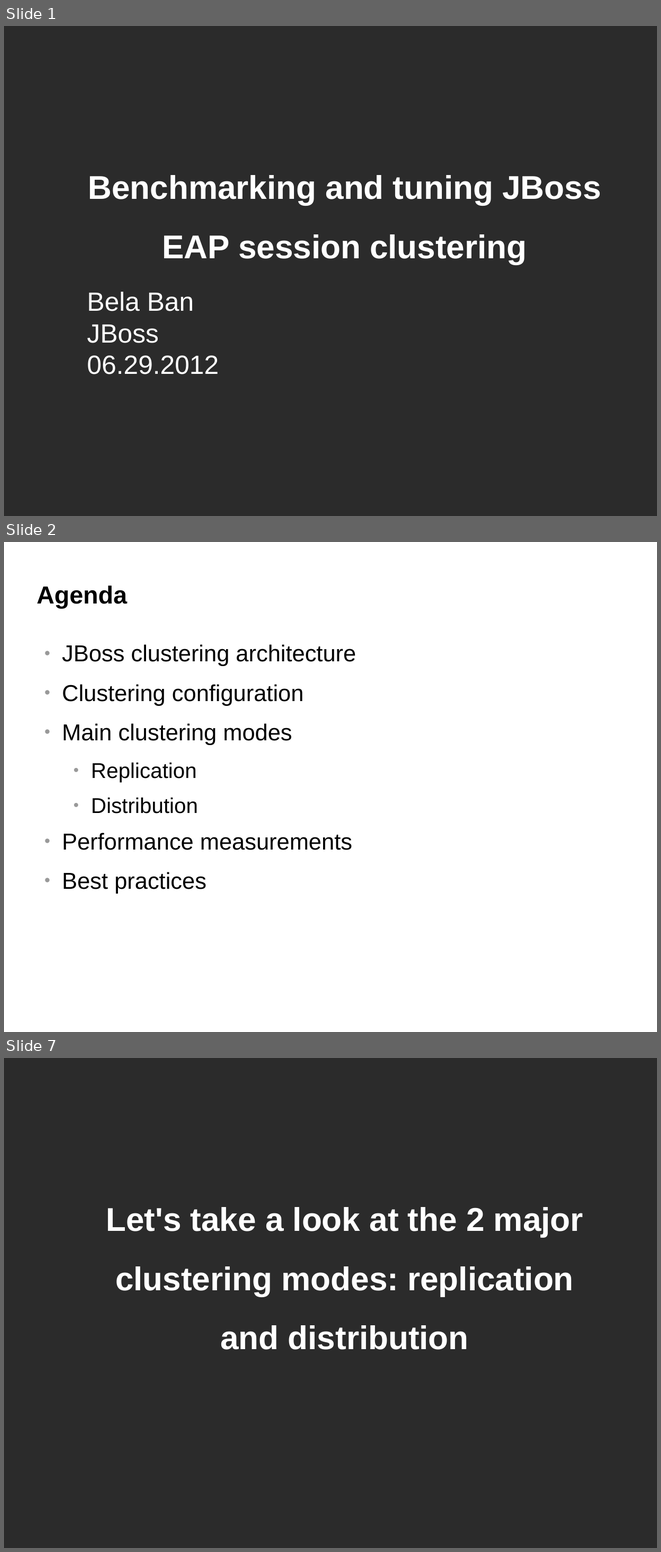
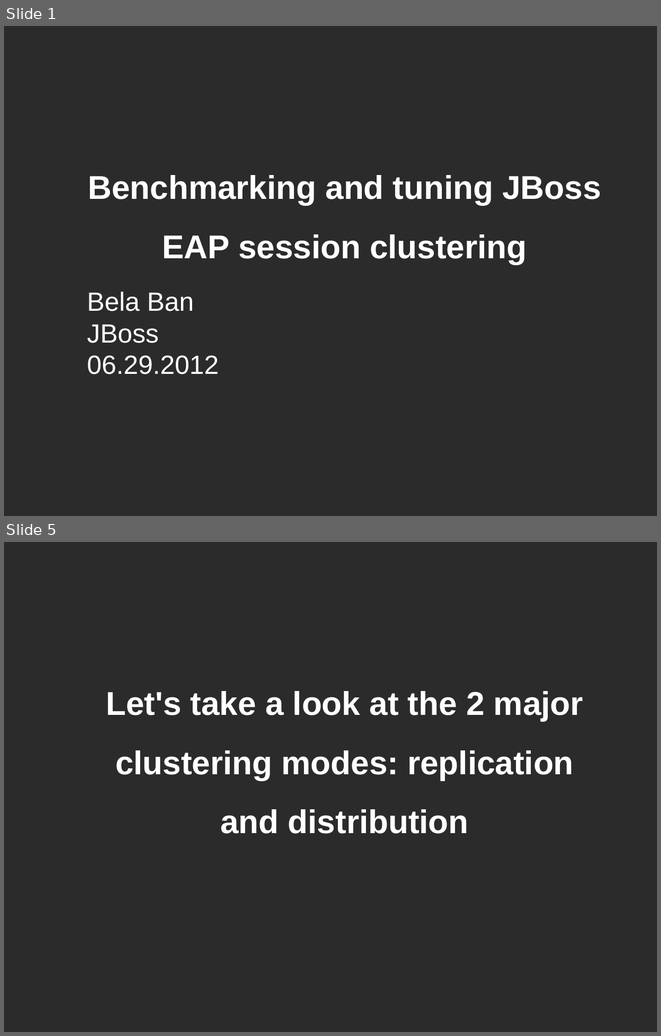
Before and after one commit to belaban/SessionPerf, a slide deck: docs/jbw2012.odp. Shown one above the other, each under a label of ours: slides 1, 2 and 7 before the commit, slides 1 and 5 after it; the slides between them are not shown. The pictures are 661x1552 and 661x1036 pixels, drawn with LibreOffice and Linux fonts; fonts in the diff are those of the drawing; background and template pictures are left out; a plain dark background stands for a picture behind light text. Boxes give left, top, right and bottom in pixels: in the first picture for what was removed or moved away, otherwise in the second. Text is boxed around its words. In the diff, an @@ line names an element or a change of style, - is before the commit and + after.

```diff
--- a/docs/jbw2012.odp
+++ b/docs/jbw2012.odp
@@ slide 2 removed at box(4, 542, 657, 1032), background #FFFFFF @@
@@ title removed at box(37, 585, 127, 608) @@
-Agenda
@@ text removed at box(62, 644, 356, 893) @@
-● JBoss clustering architecture
-● Clustering configuration
-● Main clustering modes
-  ● Replication
-  ● Distribution
-● Performance measurements
-● Best practices
@@ what was slide 7 is now slide 5 @@
```
Also in this commit, not shown: 12 slides changed, 3 slides added, 4 other slides removed.
